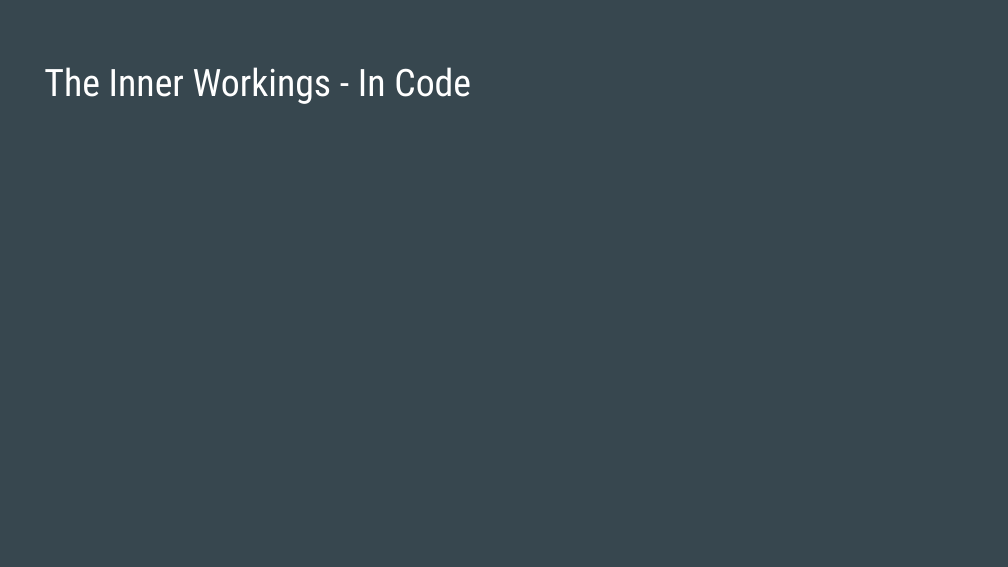
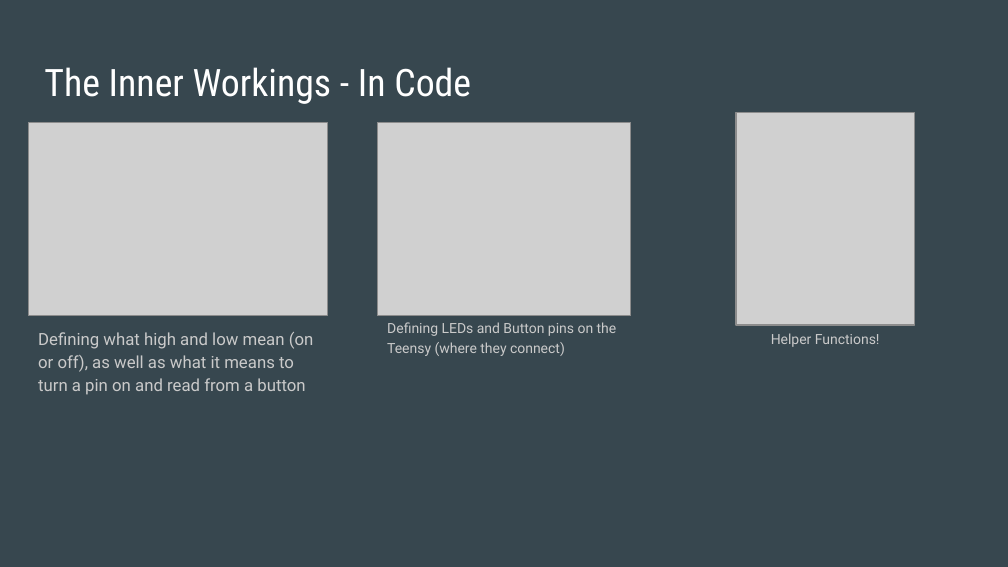
Before and after one commit to StephenTheCoder/stembridges, a slide deck: slide 5 of simonsays/Simon Says - Embedded Systems Game.pptx. Drawn at 1008x567 pixels with LibreOffice and Linux fonts; fonts in the diff are those of the drawing; grey boxes stand for pictures. Boxes give left, top, right and bottom in pixels: in the first picture for what was removed or moved away, otherwise in the second. Text is boxed around its words. In the diff, an @@ line names an element or a change of style, - is before the commit and + after.

Commit message:
Button

```diff
--- a/simonsays/Simon Says - Embedded Systems Game.pptx
+++ b/simonsays/Simon Says - Embedded Systems Game.pptx
@@ picture added at (736,113,914,326) @@
@@ picture added at (28,123,328,316) @@
@@ picture added at (377,123,631,316) @@
@@ text added at (387,322,617,356), 10 pt, text #CACACA @@
+Defining LEDs and Button pins on the Teensy (where they connect)
@@ text added at (38,332,314,395), 12 pt, text #CACACA @@
+Defining what high and low mean (on or off), as well as what it means to turn a pin on and read from a button
@@ text added at (771,333,880,347), 10 pt, text #CACACA @@
+Helper Functions!
```
Also in this commit, not shown: 1 other slide changed, 2 slides added, 1 slide removed, 1 other file.
